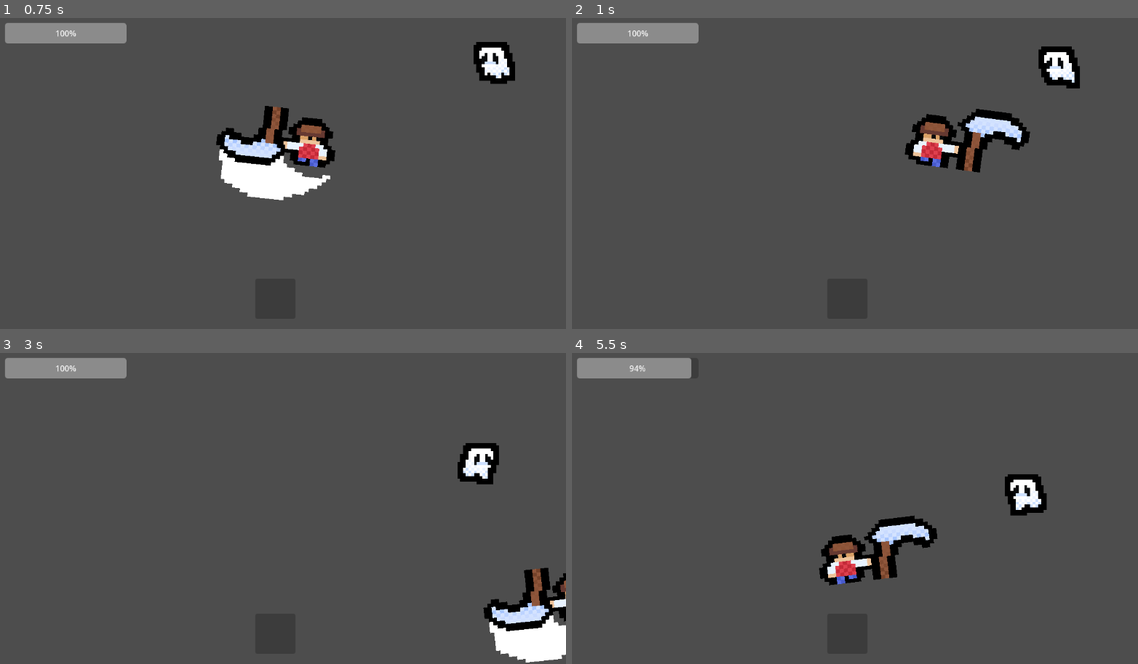
Above: before the commit, frames 1-4 (two rows, left to right).
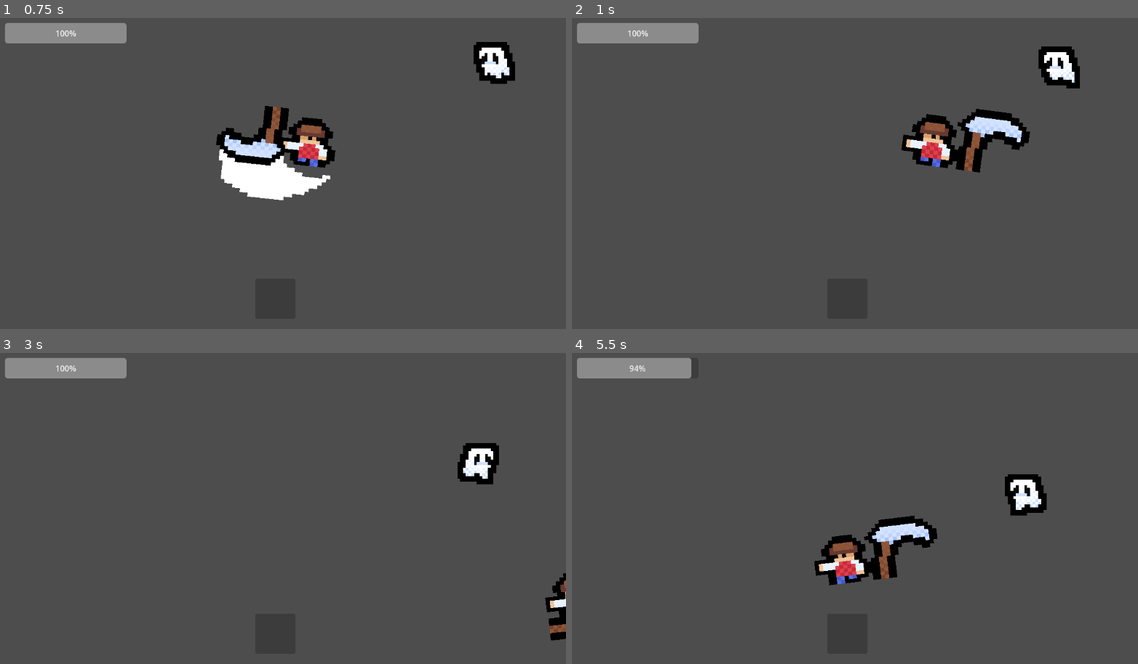
Above: after the commit, the same moments.

Repository: Justingo0/FYWTD_Repo
Game: Godot game, scene res://Scenes/test_world.tscn
Two runs of this game, one before a commit and one after it. Both use one fixed random seed, a clock stepped at 60 frames per second and the inputs below.
Inputs:
- Up to frame 1 (0.75 s): tap Enter at 0.5 s; hold D (MoveRight) from 0.53 s (still down); hold Space (Attack) from 0.53 s (still down)
- Up to frame 2 (1 s): keep holding D (MoveRight); keep holding Space (Attack)
- Up to frame 3 (3 s): release D (MoveRight) at 1.28 s; release Space (Attack) at 1.28 s; hold S (MoveDown) 1.28-2.03 s; tap ` (Test) at 1.35 s; hold D (MoveRight) 2.03-2.78 s; tap \ (Test2) at 2.1 s; hold W (MoveUp) from 2.78 s (still down); tap Space (Attack) at 2.85 s
- Up to frame 4 (5.5 s): release W (MoveUp) at 3.53 s; hold A (MoveLeft) 3.53-5.03 s; tap ` (Test) at 3.6 s; tap \ (Test2) at 4.35 s; hold S (MoveDown) from 5.03 s (still down); hold Space (Attack) from 5.03 s (still down)

Frame 1 is identical in both runs. In frame 2, 0.3% of the frame differs, in the area x 58-70%, y 37-48%; in frame 3, 2.7%, in the area x 85-100%, y 69-100%; in frame 4, 0.3%.

Commit message:
Fixes

Diff:
--- a/farm-your-way-to-death/Scenes/Objects/Nodes/Enemies/ghost.tscn
+++ b/farm-your-way-to-death/Scenes/Objects/Nodes/Enemies/ghost.tscn
@@ -110,23 +110,6 @@
 "values": [-0.0523599, 0.0523599]
 }
 
-[sub_resource type="Animation" id="Animation_1u64n"]
-resource_name = "hurt"
-length = 0.5
-step = 0.05
-tracks/0/type = "value"
-tracks/0/imported = false
-tracks/0/enabled = true
-tracks/0/path = NodePath("AnimatedSprite2D:position")
-tracks/0/interp = 1
-tracks/0/loop_wrap = true
-tracks/0/keys = {
-"times": PackedFloat32Array(0, 0.05, 0.1, 0.15, 0.2, 0.25),
-"transitions": PackedFloat32Array(0, 0, 0, 0, 0, 0),
-"update": 0,
-"values": [Vector2(-6, 0), Vector2(6, 0), Vector2(-6, 0), Vector2(6, 0), Vector2(-6, 0), Vector2(6, 0)]
-}
-
 [sub_resource type="Animation" id="Animation_6puvq"]
 resource_name = "death"
 length = 0.6
@@ -156,6 +139,23 @@
 "values": [Vector2(5.5, 5.5), Vector2(0, 0)]
 }
 
+[sub_resource type="Animation" id="Animation_1u64n"]
+resource_name = "hurt"
+length = 0.5
+step = 0.05
+tracks/0/type = "value"
+tracks/0/imported = false
+tracks/0/enabled = true
+tracks/0/path = NodePath("AnimatedSprite2D:position")
+tracks/0/interp = 1
+tracks/0/loop_wrap = true
+tracks/0/keys = {
+"times": PackedFloat32Array(0, 0.05, 0.1, 0.15, 0.2, 0.25),
+"transitions": PackedFloat32Array(0, 0, 0, 0, 0, 0),
+"update": 0,
+"values": [Vector2(-6, 0), Vector2(6, 0), Vector2(-6, 0), Vector2(6, 0), Vector2(-6, 0), Vector2(6, 0)]
+}
+
 [sub_resource type="AnimationLibrary" id="AnimationLibrary_vw1bv"]
 _data = {
 "RESET": SubResource("Animation_2dfvg"),
--- a/farm-your-way-to-death/Scenes/Objects/Nodes/Items/sycthe.tscn
+++ b/farm-your-way-to-death/Scenes/Objects/Nodes/Items/sycthe.tscn
@@ -45,7 +45,7 @@
 
 [sub_resource type="Animation" id="Animation_308ij"]
 resource_name = "attack"
-length = 0.4
+length = 0.45
 step = 0.05
 tracks/0/type = "value"
 tracks/0/imported = false
@@ -54,7 +54,7 @@
 tracks/0/interp = 1
 tracks/0/loop_wrap = true
 tracks/0/keys = {
-"times": PackedFloat32Array(0, 0.35),
+"times": PackedFloat32Array(0, 0.4),
 "transitions": PackedFloat32Array(1, 1),
 "update": 1,
 "values": [false, true]
@@ -66,7 +66,7 @@
 tracks/1/interp = 1
 tracks/1/loop_wrap = true
 tracks/1/keys = {
-"times": PackedFloat32Array(0, 0.35),
+"times": PackedFloat32Array(0, 0.4),
 "transitions": PackedFloat32Array(1, 1),
 "update": 1,
 "values": [true, false]
@@ -78,10 +78,10 @@
 tracks/2/interp = 1
 tracks/2/loop_wrap = true
 tracks/2/keys = {
-"times": PackedFloat32Array(0, 0.1, 0.2, 0.3),
-"transitions": PackedFloat32Array(0, 0, 0, 0),
+"times": PackedFloat32Array(0, 0.05, 0.15, 0.25, 0.35),
+"transitions": PackedFloat32Array(0, 0, 0, 0, 0),
 "update": 0,
-"values": [1.5708, 3.14159, 4.71239, 0.0]
+"values": [0.0, 1.5708, 3.14159, 4.71239, 0.0]
 }
 tracks/3/type = "method"
 tracks/3/imported = false
@@ -108,7 +108,7 @@
 }
 
 [sub_resource type="CircleShape2D" id="CircleShape2D_c2v47"]
-radius = 213.009
+radius = 216.002
 
 [node name="Sycthe" type="Area2D"]
 z_index = 5
--- a/farm-your-way-to-death/Scenes/Objects/Resources/Weapons/enemy_funcs.tres
+++ /dev/null
@@ -1,3 +0,0 @@
-[gd_resource type="Resource" format=3 uid="uid://ki2u3irf6hea"]
-
-[resource]
--- a/farm-your-way-to-death/Scripts/Enemies/ghost.gd
+++ b/farm-your-way-to-death/Scripts/Enemies/ghost.gd
@@ -63,7 +63,7 @@
 	health -= damageDealt
 	if health <= 0:
 		spriteAnim.play("hurt")
-		animPlayer.play("attack")
+		animPlayer.play("death")
 		is_dead = true
 
 		await animPlayer.animation_finished
--- a/farm-your-way-to-death/Scripts/Resources/enemy_funcs.gd
+++ /dev/null
@@ -1 +0,0 @@
-extends Node
